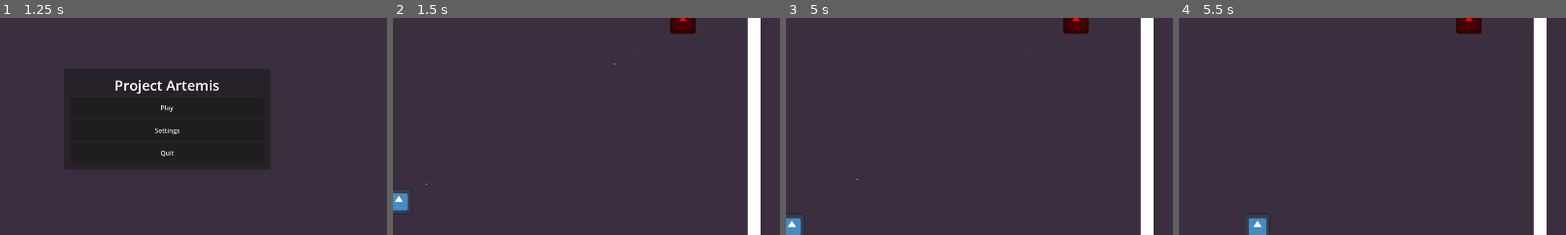
Above: before the commit, frames 1-4 (left to right).
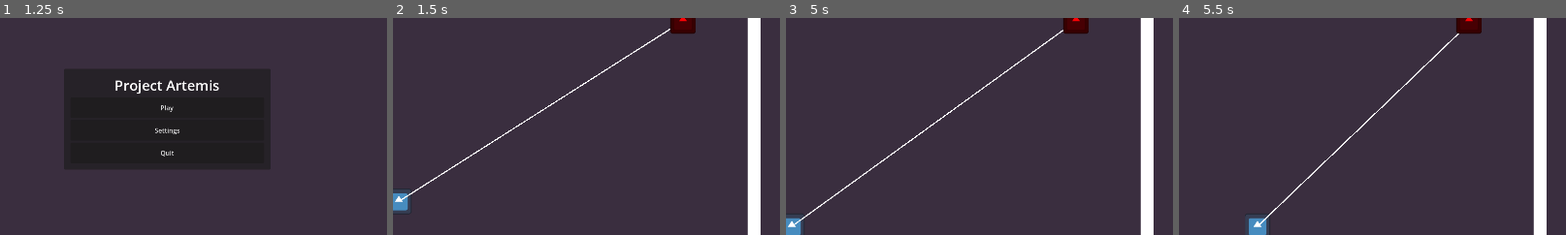
Above: after the commit, the same moments.

Repository: PhillypHenning/Artemis
Game: Godot game, scene res://scenes/Menus/main_menu.tscn
The game is run twice, just before and just after one commit, with the same random seed, the same clock (stepped at 60 frames per second) and the same inputs. The engine's default icon, where the game draws it, is replaced by a stand-in: a white triangle on a blue panel in a dark square.
Inputs (mouse positions are % of the whole screen's width and height, from its top left):
- Up to frame 1 (1.25 s): tap Enter at 0.5 s; move the mouse to (72, 45) at 0.52 s; hold D (move_right) from 0.53 s (still down); tap 3 (attack_far) at 0.6 s
- Up to frame 2 (1.5 s): release D (move_right) at 1.25 s; click "Play" at 1.25 s
- Up to frame 3 (5 s): click "Attack" at 2 s; click "Dodge" at 2.75 s; click "Dash" at 3.5 s; tap Space (dodge) at 4.25 s; move the mouse to (30, 55) at 4.27 s; hold S (move_down) from 4.28 s (still down); tap 2 (attack_medium) at 4.35 s
- Up to frame 4 (5.5 s): move the mouse to (60, 28) at 5.02 s; release S (move_down) at 5.03 s; hold D (move_right) from 5.03 s (still down); tap 1 (attack_near) at 5.1 s
The pictures show only the part of the screen within x 28-78%, y 27-77%; the shares and areas given below are measured in that part.

Frame 1 is identical in both runs. In frame 2, 0.5% of the frame differs, in the area x 2-72%, y 4-84%; in frame 3, 0.6%, in the area x 2-72%, y 5-96%; in frame 4, 0.4%.
Error after the commit: Invalid assignment of property or key 'global_position' with value of type 'Vector2' on a base object of type 'Nil'. (res://scripts/combat/creatures/combat_cre…

Commit message:
(WIP) First pass at LoS

Diff:
--- a/scenes/Combat/player_controlled_creature.tscn
+++ b/scenes/Combat/player_controlled_creature.tscn
@@ -15,3 +15,5 @@
 
 [node name="CollisionShape2D" type="CollisionShape2D" parent="."]
 shape = SubResource("RectangleShape2D_qba28")
+
+[node name="RayCast2D" type="RayCast2D" parent="."]
--- /dev/null
+++ b/scenes/testing/los_testing.tscn
@@ -0,0 +1,12 @@
+[gd_scene load_steps=3 format=3 uid="uid://du3u0ye2ntxa3"]
+
+[ext_resource type="PackedScene" uid="uid://bch1inx7rhsor" path="res://scenes/combat/player_controlled_creature.tscn" id="1_wtlk8"]
+[ext_resource type="PackedScene" uid="uid://c8cdet8dkmps6" path="res://scenes/combat/target_dummy.tscn" id="2_y8dhf"]
+
+[node name="LosTesting" type="Node2D"]
+
+[node name="PlayerControlledCreature" parent="." instance=ExtResource("1_wtlk8")]
+position = Vector2(168, 480)
+
+[node name="TargetDummy" parent="." instance=ExtResource("2_y8dhf")]
+position = Vector2(952, 344)
--- a/scripts/combat/creatures/combat_creature_base_class.gd
+++ b/scripts/combat/creatures/combat_creature_base_class.gd
@@ -43,7 +43,11 @@
 	},
 	TARGETTING: {
 		enemy_target = null,
-		friendly_target = null
+		friendly_target = null,
+		los_raycast = null,
+		los_raycast_name = "LosRaycast",
+		line_of_sight = false,
+		los_visualizer = null
 	},
 	MARKERS: {
 		group = {
@@ -65,6 +69,7 @@
 
 	# Targeting
 	_init_create_combat_creature_markers()
+	_init_assign_target()
 
 	# Signal connections
 	_init_attach_creature_card()
@@ -72,6 +77,8 @@
 	# Ability handler setup
 	combat_creature_abilities._init_ability_handler(self)
 	combat_creature_status_effects._init_ability_handler(self)
+
+	_init_create_raycast()
 
 func _init_initial_stat_set(health: int, stamina: int, speed: int) -> void:
 	combat_creature_health_characteristics.starting_health = health
@@ -128,13 +135,28 @@
 	if combat_creature_nodes[PARENT_NODE].arena != null:
 		if combat_creature_type.character_type == characteristics.PLAYER:
 			combat_creature_nodes[PARENT_NODE].arena.connect("attach_player_creature_to_card", _init_attach_creature_to_card)
-			combat_creature_nodes[PARENT_NODE].arena.connect("player_character_target", _init_assign_target)
 		else:
 			combat_creature_nodes[PARENT_NODE].arena.connect("attach_enemy_creature_to_card", _init_attach_creature_to_card)
-			combat_creature_nodes[PARENT_NODE].arena.connect("enemy_character_target", _init_assign_target)
-
-
-
+
+func _init_assign_target() -> void:
+	if combat_creature_nodes[PARENT_NODE].arena != null:
+		if combat_creature_type.character_type == characteristics.PLAYER:
+			combat_creature_nodes[PARENT_NODE].arena.connect("player_character_target", _handle_assign_target)
+		else:
+			combat_creature_nodes[PARENT_NODE].arena.connect("enemy_character_target", _handle_assign_target)
+
+func _init_create_raycast() -> void:
+	combat_creature_nodes[TARGETTING].los_raycast = RayCast2D.new()
+	combat_creature_nodes[TARGETTING].los_raycast.name = combat_creature_nodes[TARGETTING].los_raycast_name
+	self.add_child(combat_creature_nodes[TARGETTING].los_raycast)
+
+	if combat_creature_type.character_type == characteristics.PLAYER:
+		combat_creature_nodes[TARGETTING].los_visualizer = Line2D.new()
+		combat_creature_nodes[TARGETTING].los_raycast.add_child(combat_creature_nodes[TARGETTING].los_visualizer)
+		combat_creature_nodes[TARGETTING].los_visualizer.global_position = combat_creature_nodes[TARGETTING].los_raycast.global_position
+		combat_creature_nodes[TARGETTING].los_visualizer.add_point(Vector2.ZERO)
+		combat_creature_nodes[TARGETTING].los_visualizer.add_point(combat_creature_nodes[TARGETTING].los_raycast.target_position - combat_creature_nodes[TARGETTING].los_visualizer.global_position)
+		combat_creature_nodes[TARGETTING].los_visualizer.width = 3
 
 
 # PROCESS FUNCTIONS
@@ -217,11 +239,30 @@
 
 
 # TARGETTING
-func _init_assign_target(_target: Node) -> void:
+func _handle_assign_target(_target: Node) -> void:
 	push_error("OVERRIDE THIS IN THE CREATURE CARD")
 
 func _handle_look_at_target() -> void:
 	if !combat_creature_nodes[TARGETTING].enemy_target:
-		combat_creature_nodes[MARKERS].group.node.look_at(get_global_mouse_position())
+		var mouse_pos = get_global_mouse_position()
+		combat_creature_nodes[MARKERS].group.node.look_at(mouse_pos)
+
+		if combat_creature_type.character_type == characteristics.PLAYER:
+			combat_creature_nodes[TARGETTING].los_raycast.target_position = mouse_pos
+			combat_creature_nodes[TARGETTING].los_visualizer.global_position = combat_creature_nodes[TARGETTING].los_raycast.global_position
+			combat_creature_nodes[TARGETTING].los_visualizer.set_point_position(1, combat_creature_nodes[TARGETTING].los_raycast.target_position - combat_creature_nodes[TARGETTING].los_visualizer.global_position)
+
 	else:
 		combat_creature_nodes[MARKERS].group.node.look_at(combat_creature_nodes[TARGETTING].enemy_target.global_position)
+		combat_creature_nodes[TARGETTING].los_raycast.target_position = combat_creature_nodes[TARGETTING].enemy_target.global_position
+		combat_creature_nodes[TARGETTING].los_visualizer.global_position = combat_creature_nodes[TARGETTING].los_raycast.global_position
+		combat_creature_nodes[TARGETTING].los_visualizer.set_point_position(1, combat_creature_nodes[TARGETTING].los_raycast.target_position - combat_creature_nodes[TARGETTING].los_visualizer.global_position)
+
+	if combat_creature_nodes[TARGETTING].los_raycast.is_colliding() and combat_creature_type.character_type == characteristics.PLAYER:
+		print("Collision detected")
+		var target = combat_creature_nodes[TARGETTING].los_raycast.get_collider() # A CollisionObject2D.
+		var shape_id = combat_creature_nodes[TARGETTING].los_raycast.get_collider_shape() # The shape index in the collider.
+		var owner_id = target.shape_find_owner(shape_id) # The owner ID in the collider.
+		var shape = target.shape_owner_get_owner(owner_id)
+
+		print("target: {target}, shape_id: {shape_id}, owner_id: {owner_id}, shape: {shape},". format({"target": target, "shape_id": shape_id, "owner_id": owner_id, "shape": shape}))
--- a/scripts/combat/creatures/combat_creatures/player_controlled_creature.gd
+++ b/scripts/combat/creatures/combat_creatures/player_controlled_creature.gd
@@ -40,5 +40,5 @@
 	combat_creature_nodes[COMBAT_CARD].node = card
 	super._init_combat_card()
 
-func _init_assign_target(target: Node) -> void:
+func _handle_assign_target(target: Node) -> void:
 	combat_creature_nodes[TARGETTING].enemy_target = target
--- a/scripts/combat/creatures/combat_creatures/target_dummy.gd
+++ b/scripts/combat/creatures/combat_creatures/target_dummy.gd
@@ -34,7 +34,7 @@
 	combat_creature_nodes[COMBAT_CARD].node = card
 	super._init_combat_card()
 
-func _init_assign_target(target: Node) -> void:
+func _handle_assign_target(target: Node) -> void:
 	combat_creature_nodes[TARGETTING].enemy_target = target
 
 func _use_heal_to_full_ability() -> void:
